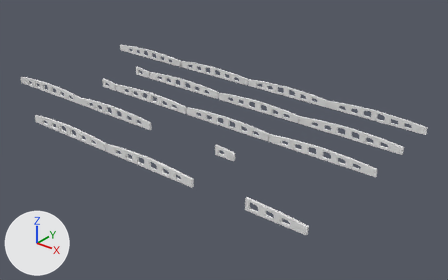
The FBX model Models/GeneralModels/IT-Map/meshes/SM_Arcs.fbx, before and after one commit.
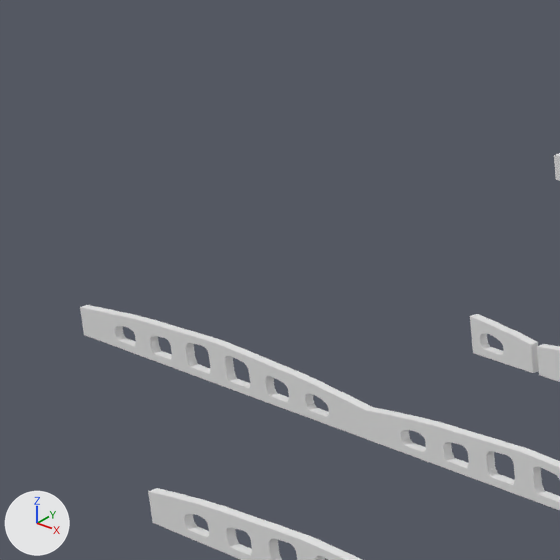
Old and new are each drawn whole from a 50 mm lens placed at (119.4, -93.2, 63.4), pointed at (37.6, 9.1, 0.0) and again close up on the part from 1% to 27% of the width and 4% to 46% of the height. Every picture has the same lights, and +X, +Y and +Z are marked at lower left. The last two pictures show the newer version. Vertices at exactly the same position are counted once.

Names of what the first close-up shows: 'Arcs'.
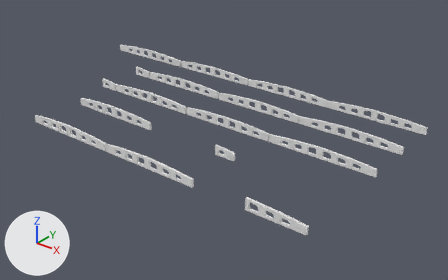
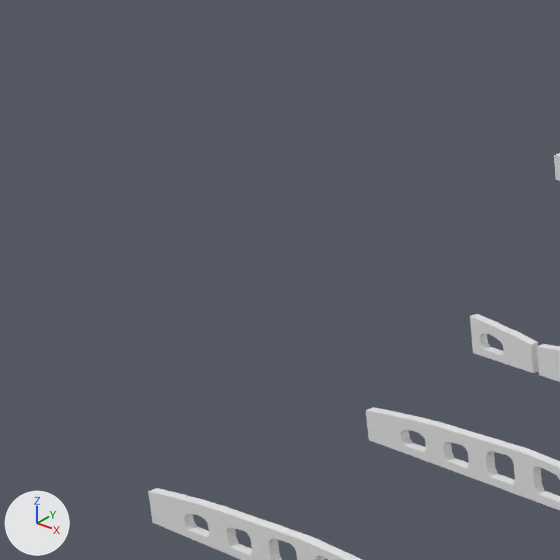
Changed parts and their boxes [x1, y1, x2, y2] in the close-ups (560 x 560 px):
'Arcs', reshaped
    before: [80, 153, 560, 560]
    after: [148, 153, 560, 560]
part 1 of me_cube_320, deleted
    before: [80, 305, 397, 449]

The change in detail:
me_cube_320 is used by ob_arcs; location (0.0, 0.0, 0.0).
me_cube_320 had 7062 vertices, 7212 faces and spanned x -19.8..77.2, y -18.9..30.6, z 5.2..7.6.
me_cube_320 now has 6600 vertices, 6734 faces and spans x -19.8..77.2, y -18.9..30.6, z 5.2..7.6.
me_cube_320 part 1: 462 vertices removed from x -19.3..4.9, y -5.7..-5.2, z 5.2..7.6.
